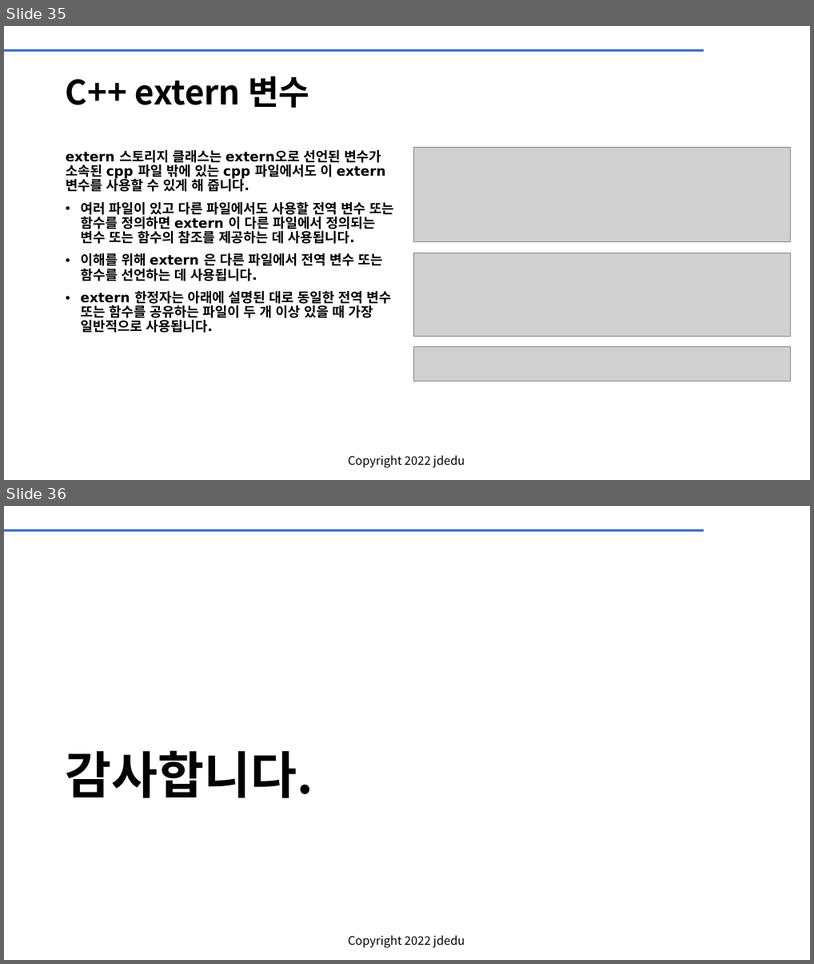
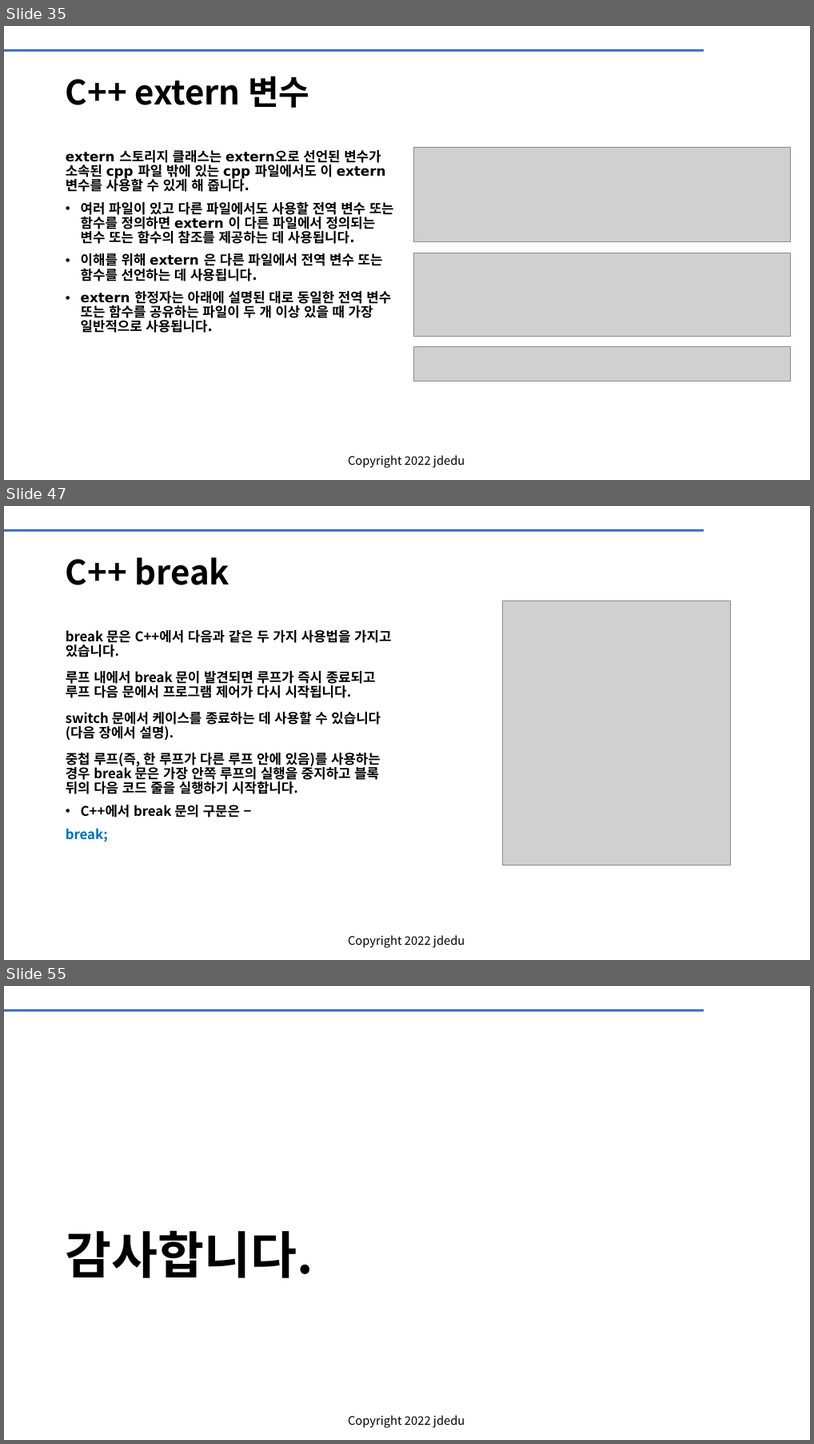
Before and after one commit to JD-edu/KG-KAIROS_robot, a slide deck: doc/KG-KAIROS 리눅스_bash_CC++.pptx. Shown one above the other, each under a label of ours: slides 35 and 36 before the commit, slides 35, 47 and 55 after it; the slides between them are not shown. The pictures are 814x964 and 814x1444 pixels, drawn with LibreOffice and Linux fonts; fonts in the diff are those of the drawing; grey boxes stand for pictures; background and template pictures are left out. Boxes give left, top, right and bottom in pixels: in the first picture for what was removed or moved away, otherwise in the second. Text is boxed around its words. In the diff, an @@ line names an element or a change of style, - is before the commit and + after.

```diff
--- a/doc/KG-KAIROS 리눅스_bash_CC++.pptx
+++ b/doc/KG-KAIROS 리눅스_bash_CC++.pptx
@@ slide 47 added at (4,506,810,960), background #FFFFFF; not listed: 2 template elements that a slide beside it also shows @@
@@ title added at (66,557,230,585), 40 pt, text #000000, bold @@
+C++ break
@@ picture added at (503,601,730,865) @@
@@ text added at (66,630,391,842), 16 pt, text #000000, bold @@
+• break 문은 C++에서 다음과 같은 두 가지 사용법을 가지고 있습니다.
+  루프 내에서 break 문이 발견되면 루프가 즉시 종료되고 루프 다음 문에서 프로그램 제어가 다시 시작됩니다.
+  switch 문에서 케이스를 종료하는 데 사용할 수 있습니다(다음 장에서 설명).
+  중첩 루프(즉, 한 루프가 다른 루프 안에 있음)를 사용하는 경우 break 문은 가장 안쪽 루프의 실행을 중지하고 블록 뒤의 다음 코드 줄을 실행하기 시작합니다.
+  C++에서 break 문의 구문은 −
+break;
@@ what was slide 36 is now slide 55 @@
```
Also in this commit, not shown: 18 other slides added.
